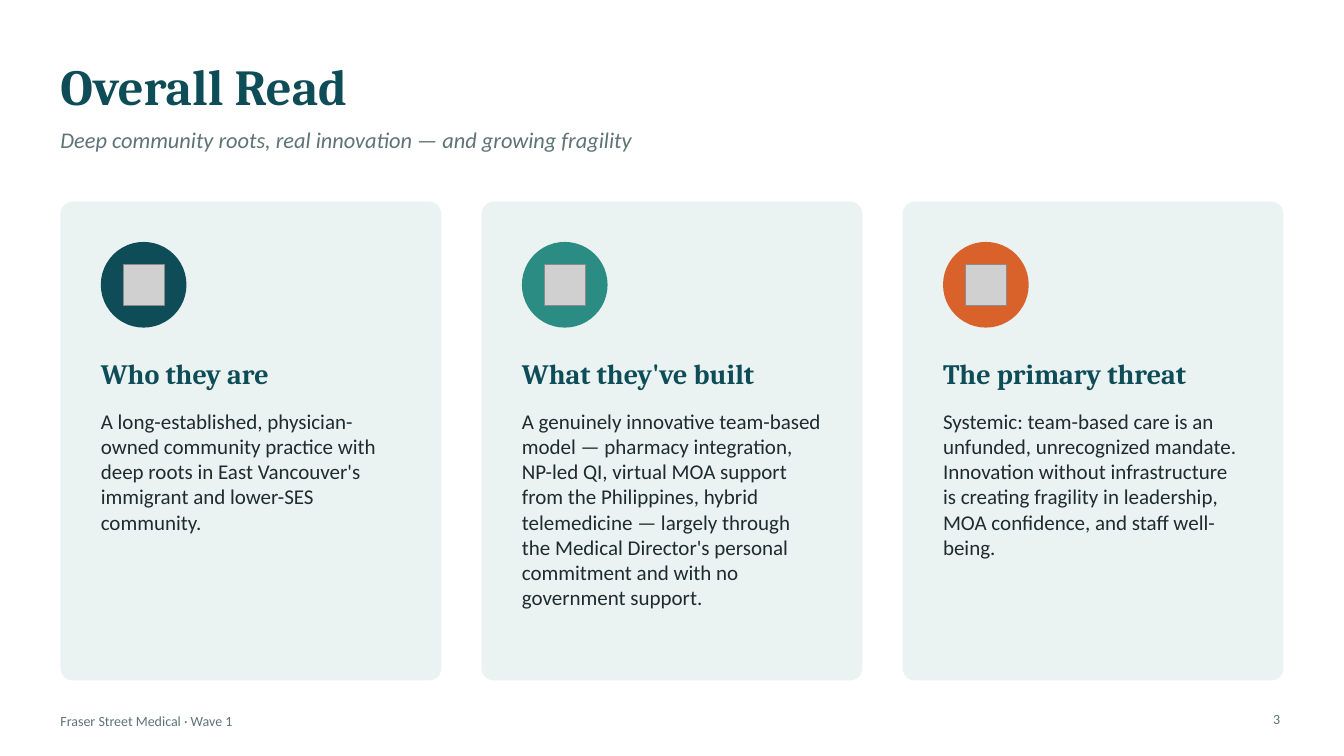
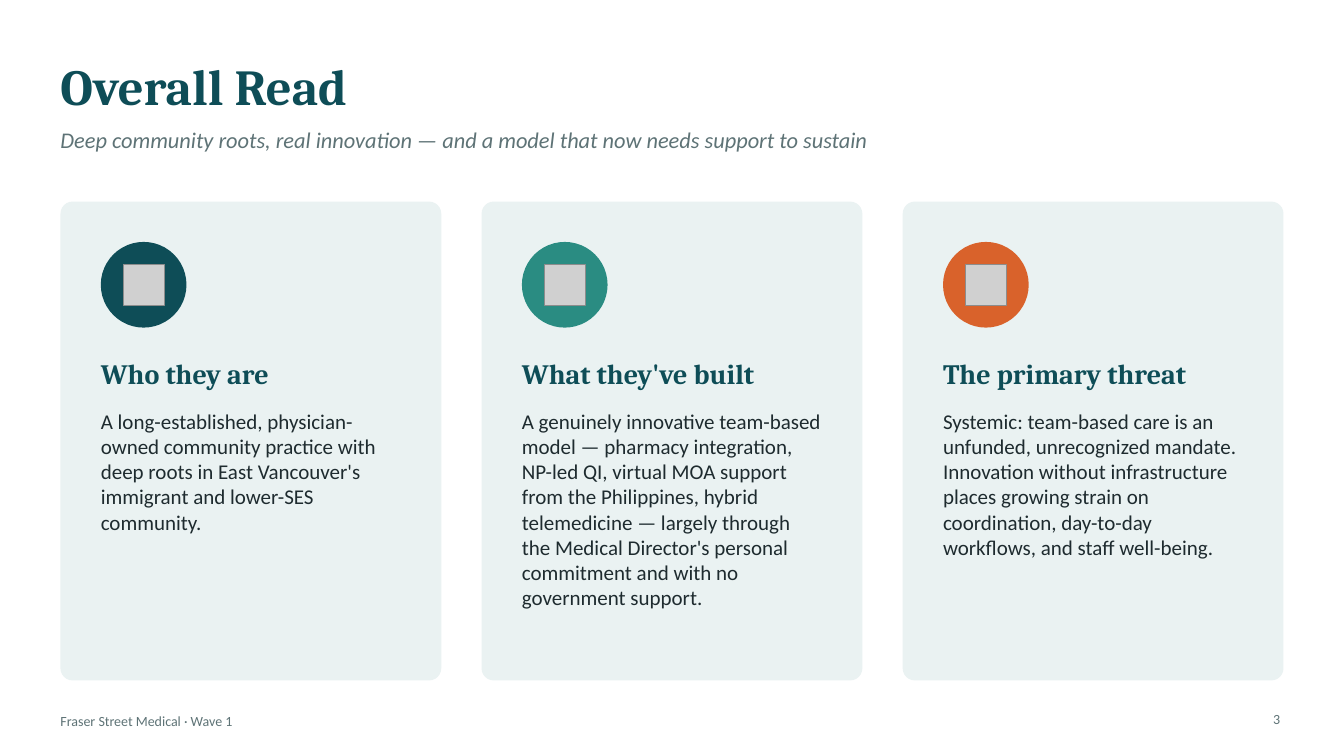
Before and after one commit to noriki-tec/PFwritinghelper, a slide deck: slide 3 of Fraser_Street_Medical_Wave1_Summary.pptx. Drawn at 1344x756 pixels with LibreOffice and Linux fonts; fonts in the diff are those of the drawing; grey boxes stand for pictures. Boxes give left, top, right and bottom in pixels: in the first picture for what was removed or moved away, otherwise in the second. Text is boxed around its words. In the diff, an @@ line names an element or a change of style, - is before the commit and + after.

```diff
--- a/Fraser_Street_Medical_Wave1_Summary.pptx
+++ b/Fraser_Street_Medical_Wave1_Summary.pptx
@@ text at <box>60,132,867,152</box>: text changed @@
-Deep community roots, real innovation — and growing fragility
+Deep community roots, real innovation — and a model that now needs support to sustain
@@ text at <box>943,414,1236,559</box>: text changed @@
-Systemic: team-based care is an unfunded, unrecognized mandate. Innovation without infrastructure is creating fragility in leadership, MOA confidence, and staff well-being.
+Systemic: team-based care is an unfunded, unrecognized mandate. Innovation without infrastructure places growing strain on coordination, day-to-day workflows, and staff well-being.
```
Also in this commit, not shown: 2 other slides changed.
